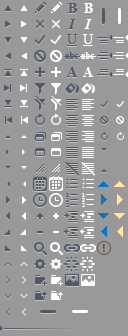
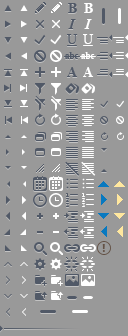
Revision of a layered (128, 336) image; what changed, layer by layer:
added layer "minimize hover" in group "window" over <box>83,296,93,299</box>
added layer "minimize" in group "window" over <box>67,296,77,299</box>
